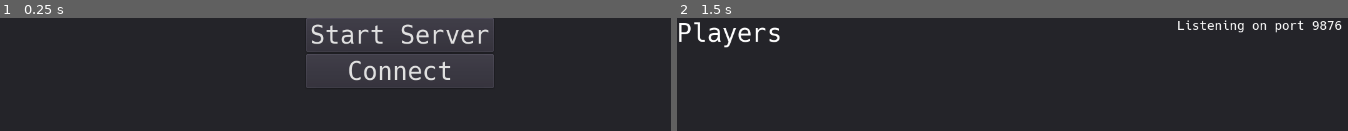
Above: before the commit, frames 1-2 (left to right).
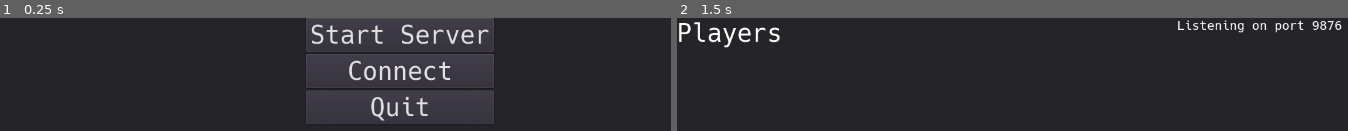
Above: after the commit, the same moments.

Repository: duckinator/godot-experiments
Game: Godot game, scene res://launchscreen/LaunchScreen.tscn
Same seed, same stepped clock (60 frames per second), same inputs: the game is played once before the commit and once after it.
Inputs:
- Up to frame 1 (0.25 s): no input
- Up to frame 2 (1.5 s): tap Enter at 0.5 s; click "Start Server" at 1.25 s

The runs differ from the first frame. In frame 1, 5.2% of the frame differs, in the area x 45-74%, y 64-94%; in frame 2, nothing differs.

Commit message:
Add Quit button.

Diff:
--- a/multiplayer/launchscreen/LaunchScreen.gd
+++ b/multiplayer/launchscreen/LaunchScreen.gd
@@ -5,10 +5,12 @@
 onready var vbox = $Panel/HBoxContainer/HBoxContainer/VBoxContainer
 onready var server_button = vbox.get_node("StartServer")
 onready var client_button = vbox.get_node("StartClient")
+onready var quit_button = vbox.get_node("Quit")
 
 func _ready():
 	server_button.connect("pressed", self, "start", [true])
 	client_button.connect("pressed", self, "start", [false])
+	quit_button.connect("pressed", get_tree(), "quit")
 
 func start(is_server):
 	get_tree().set_meta("starting_server", is_server)
--- a/multiplayer/launchscreen/LaunchScreen.tscn
+++ b/multiplayer/launchscreen/LaunchScreen.tscn
@@ -38,3 +38,10 @@
 margin_bottom = 112.0
 custom_fonts/font = ExtResource( 2 )
 text = "Connect"
+
+[node name="Quit" type="Button" parent="Panel/HBoxContainer/HBoxContainer/VBoxContainer"]
+margin_top = 116.0
+margin_right = 300.0
+margin_bottom = 170.0
+custom_fonts/font = ExtResource( 2 )
+text = "Quit"
